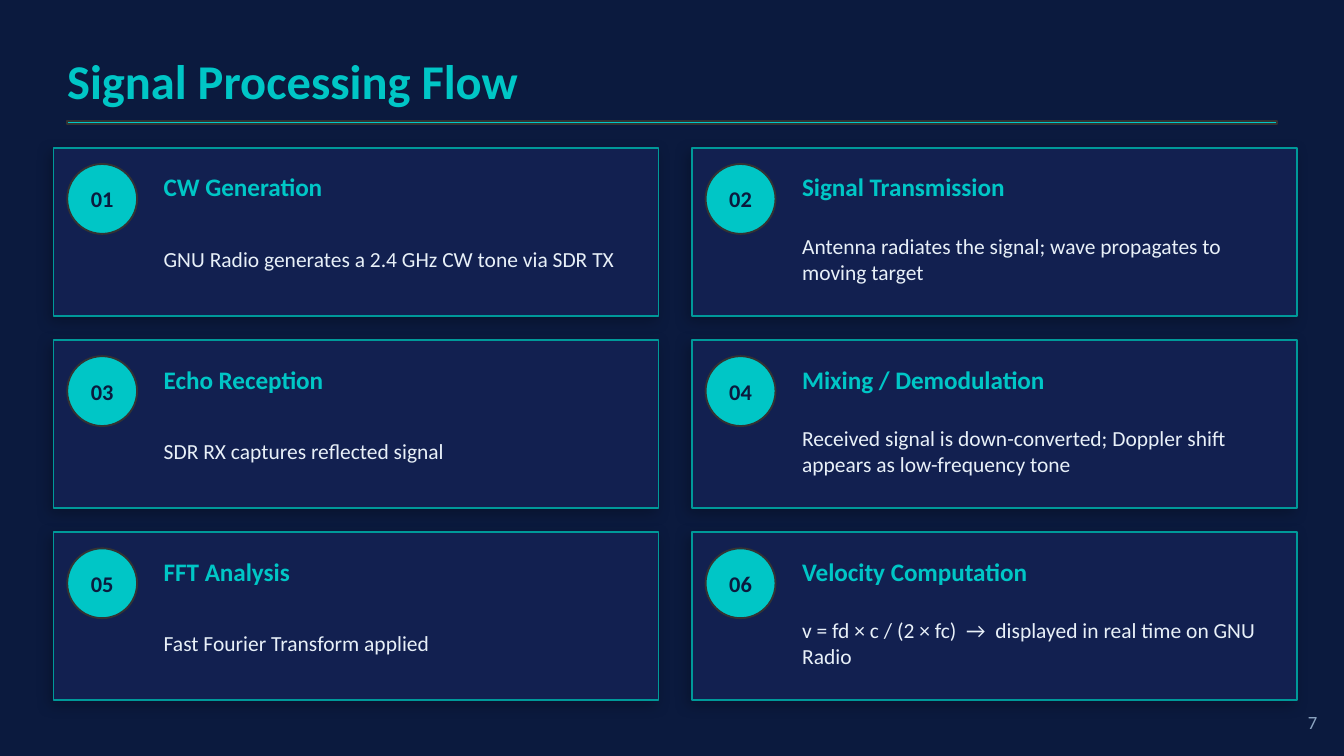
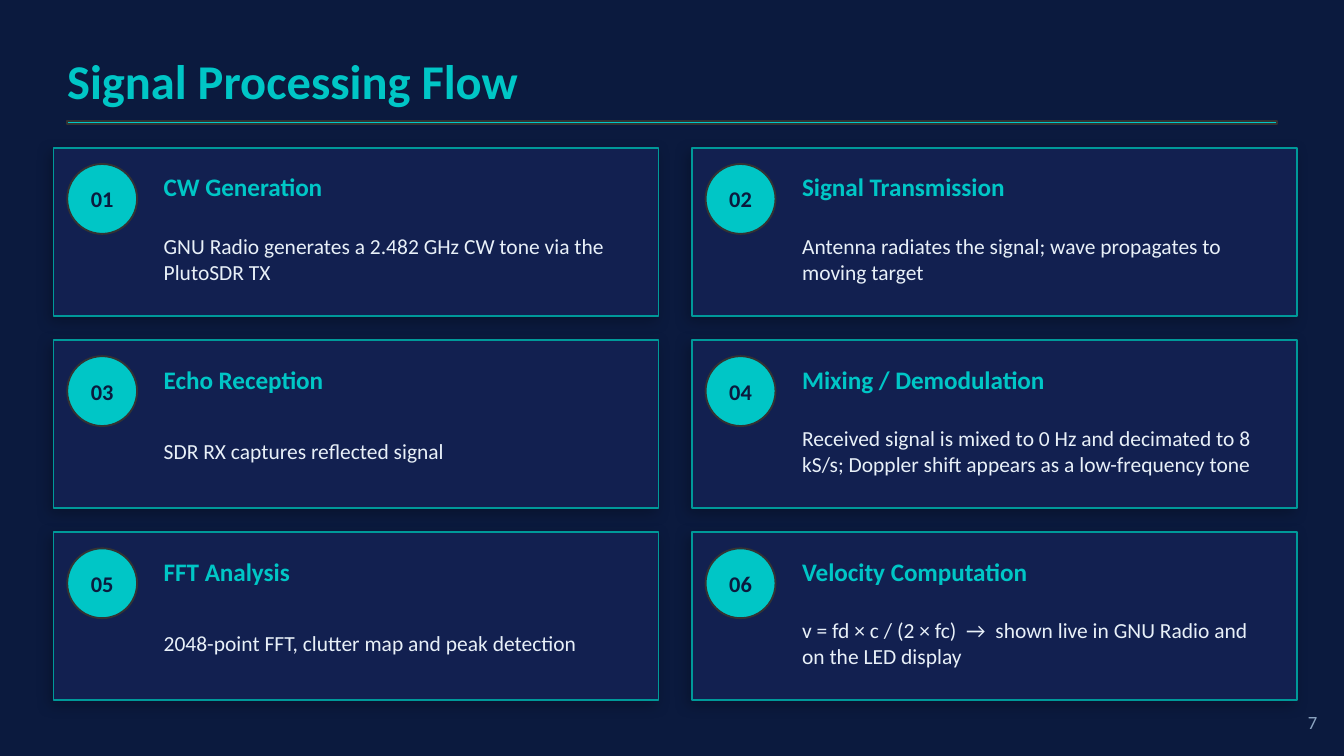
Before and after one commit to dani1560/SDR_Doppler_Radar_Pluto, a slide deck: slide 8 of docs/SDR_Doppler_Radar_CDRB.pptx khan.pptx. Drawn at 1344x756 pixels with LibreOffice and Linux fonts; fonts in the diff are those of the drawing. Boxes give left, top, right and bottom in pixels: in the first picture for what was removed or moved away, otherwise in the second. Text is boxed around its words. In the diff, an @@ line names an element or a change of style, - is before the commit and + after.

```diff
--- a/docs/SDR_Doppler_Radar_CDRB.pptx khan.pptx
+++ b/docs/SDR_Doppler_Radar_CDRB.pptx khan.pptx
@@ text at (164,239,603,280): text changed @@
-GNU Radio generates a 2.4 GHz CW tone via SDR TX
+GNU Radio generates a 2.482 GHz CW tone via the PlutoSDR TX
@@ text at (802,431,1250,476): text changed @@
-Received signal is down-converted; Doppler shift appears as low-frequency tone
+Received signal is mixed to 0 Hz and decimated to 8 kS/s; Doppler shift appears as a low-frequency tone
@@ text at (802,622,1247,668): text changed @@
-v = fd × c / (2 × fc) → displayed in real time on GNU Radio
+v = fd × c / (2 × fc) → shown live in GNU Radio and on the LED display
@@ text at (164,636,576,655): text changed @@
-Fast Fourier Transform applied
+2048-point FFT, clutter map and peak detection
```
Also in this commit, not shown: 8 other slides changed, 2 slides added, 6 other files.
